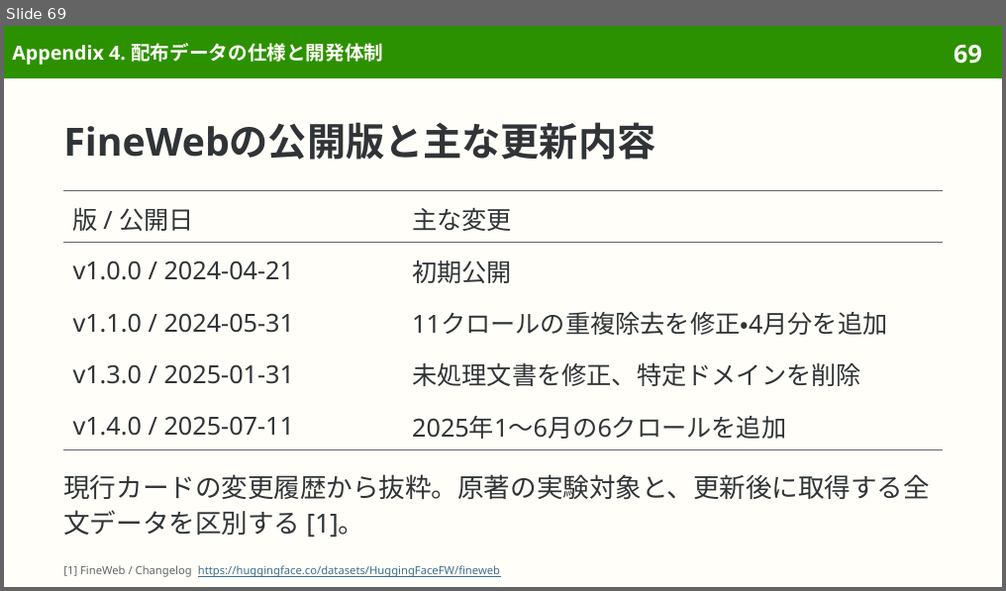
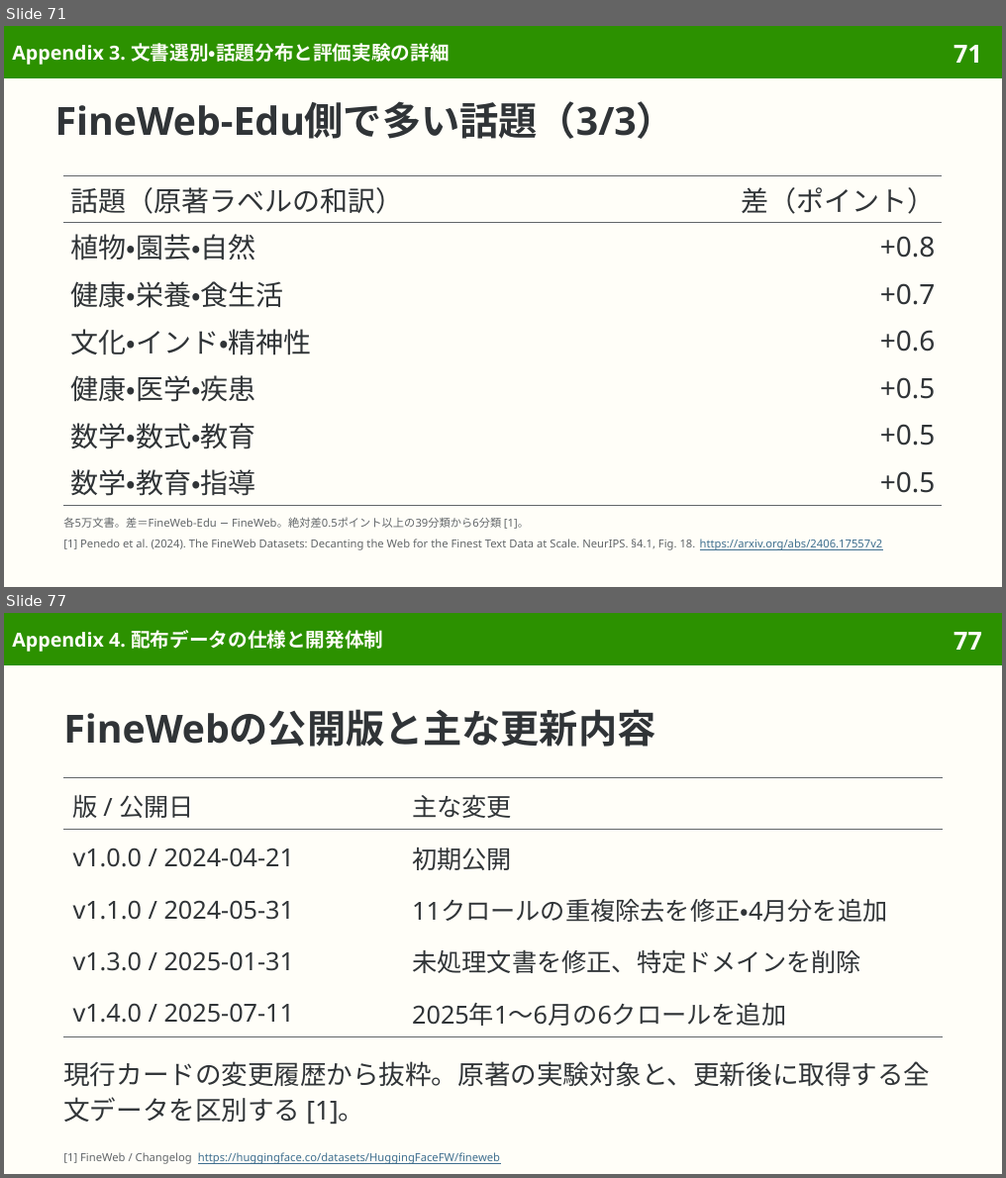
Before and after one commit to sasakiy84/datasets-in-10-minutes, a slide deck: slides/datasets-in-10-minutes-fineweb.pptx. Shown one above the other, each under a label of ours: slide 69 before the commit, slides 71 and 77 after it; the slides between them are not shown. The pictures are 1006x591 and 1006x1178 pixels, drawn with LibreOffice and Linux fonts; fonts in the diff are those of the drawing. Boxes give left, top, right and bottom in pixels: in the first picture for what was removed or moved away, otherwise in the second. Text is boxed around its words. In the diff, an @@ line names an element or a change of style, - is before the commit and + after.

Commit message:
Add published FineWeb topic shifts and broaden overview guidance

```diff
--- a/slides/datasets-in-10-minutes-fineweb.pptx
+++ b/slides/datasets-in-10-minutes-fineweb.pptx
@@ slide 71 added at (4,26,1002,587), background #FFFEF8; not listed: 2 template elements that a slide beside it also shows @@
@@ title added at (12,43,450,65), 14 pt, text #FFFEF8, bold @@
+Appendix 3. 文書選別・話題分布と評価実験の詳細
@@ title added at (55,101,675,139), 28 pt, text #303437, bold @@
+FineWeb-Edu側で多い話題（3/3）
@@ table added at (63,175,943,506), 7 rows, 2 columns @@
+話題（原著ラベルの和訳） | 差（ポイント）
+植物・園芸・自然 | +0.8
+健康・栄養・食生活 | +0.7
+文化・インド・精神性 | +0.6
+健康・医学・疾患 | +0.5
+数学・数式・教育 | +0.5
+数学・教育・指導 | +0.5
@@ text added at (63,517,529,529), 8 pt, text #626669 @@
+各5万文書。差＝FineWeb-Edu − FineWeb。絶対差0.5ポイント以上の39分類から6分類 [1]。
@@ text added at (63,539,696,551), 8 pt, text #626669 @@
+[1] Penedo et al. (2024). The FineWeb Datasets: Decanting the Web for the Finest Text Data at Scale. NeurIPS. §4.1, Fig. 18.
@@ text added at (700,539,883,551), 8 pt, text #3F6F8F, underline @@
+https://arxiv.org/abs/2406.17557v2
@@ what was slide 69 is now slide 77 @@
@@ page number at (953,632,982,650): text changed @@
-69
+77
```
Also in this commit, not shown: 17 slides changed, 7 other slides added, 5 other files.
